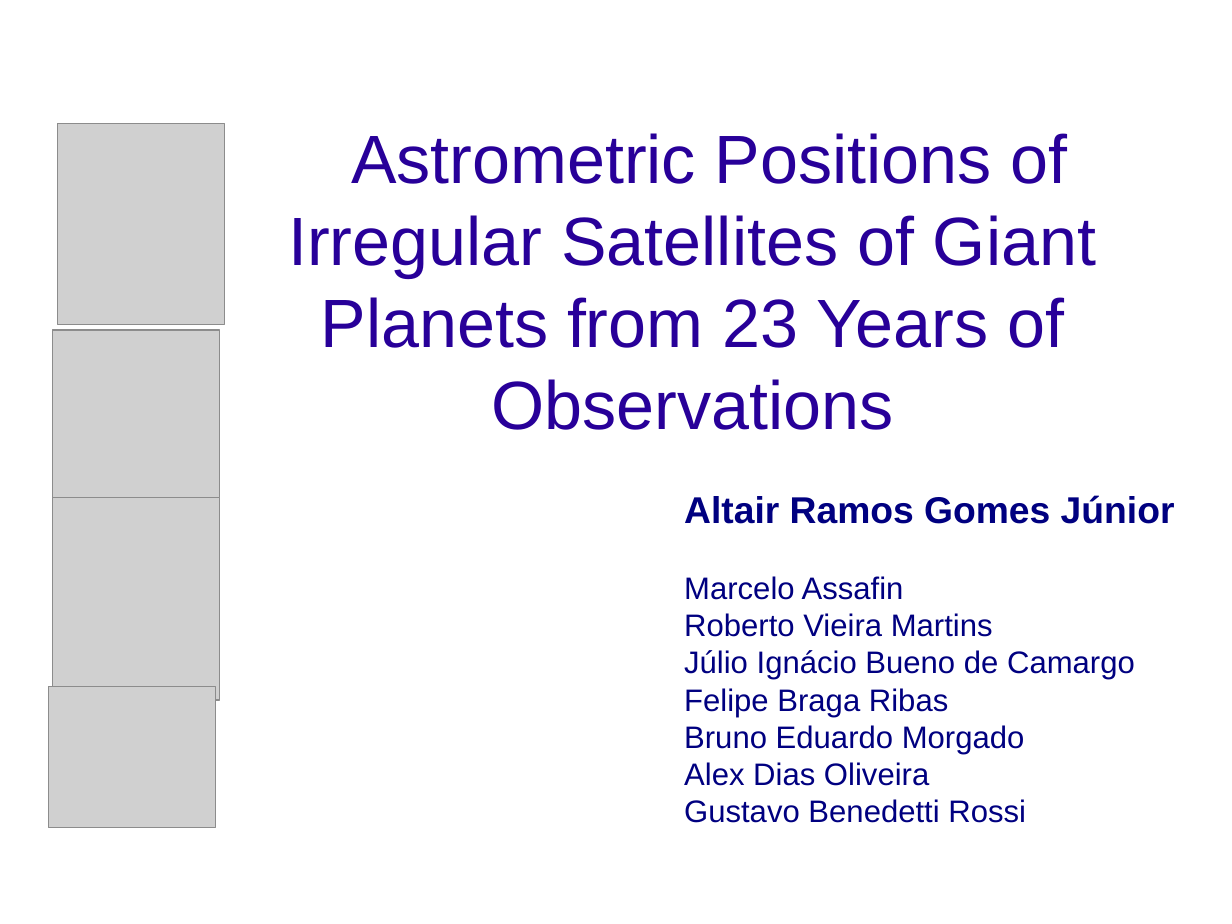
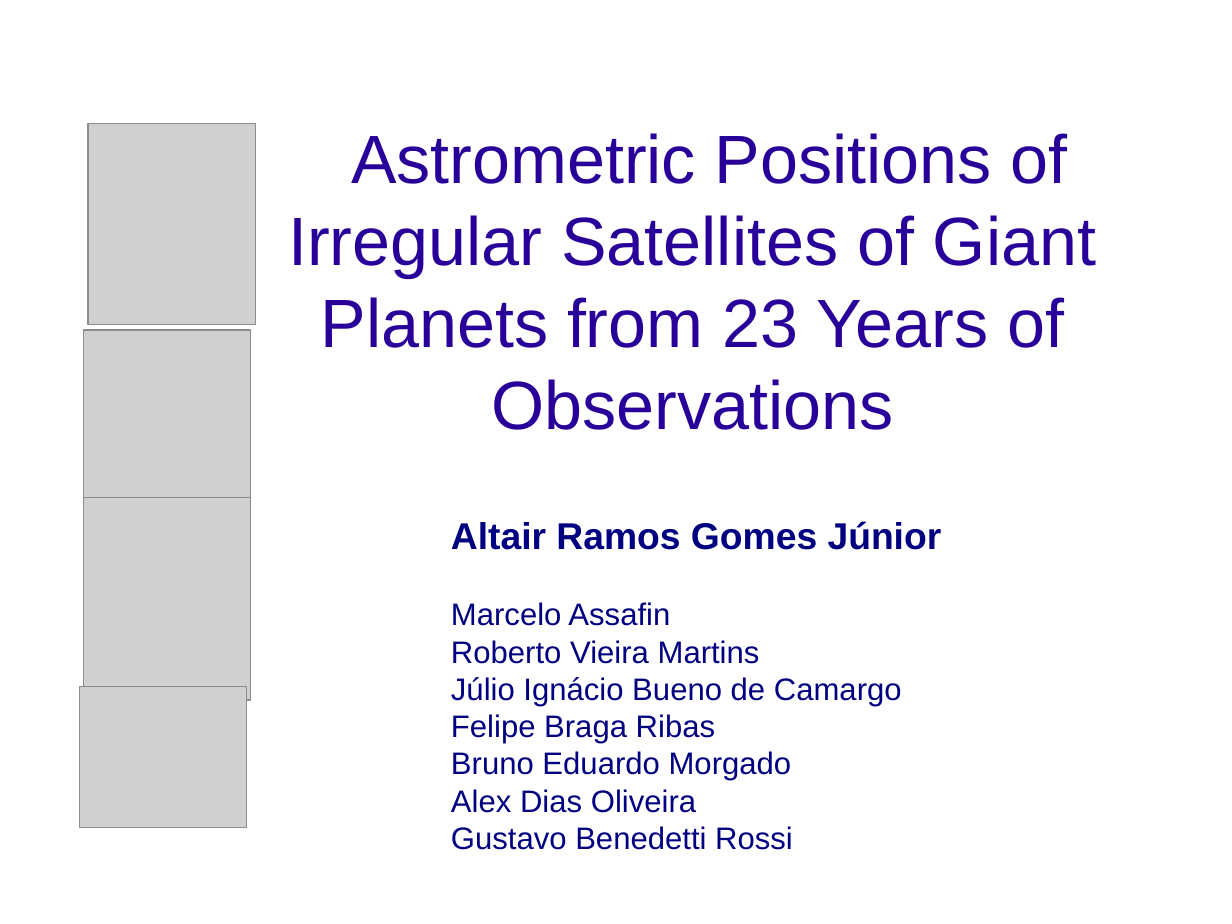
Before and after one commit to altairgomes/Latex, a slide deck: slide 1 of Poster-Apresentação/ENCELADE2016.odp. Drawn at 1232x924 pixels with LibreOffice and Linux fonts; fonts in the diff are those of the drawing; grey boxes stand for pictures; background and template pictures are left out. Boxes give left, top, right and bottom in pixels: in the first picture for what was removed or moved away, otherwise in the second. Text is boxed around its words. In the diff, an @@ line names an element or a change of style, - is before the commit and + after.

```diff
--- a/Poster-Apresentação/ENCELADE2016.odp
+++ b/Poster-Apresentação/ENCELADE2016.odp
@@ text "Altair Ramos Gomes Júnior": place and size @@
-text "Altair Ramos Gomes Júnior" at [684,495,1175,823]
+text "Altair Ramos Gomes Júnior" at [451,521,942,850]
@@ 4 pictures: place and size @@
-4 pictures at [48,123,225,827]
+4 pictures at [79,123,256,827]
```
Also in this commit, not shown: 2 other slides changed, 3 slides added, 2 slides removed, 1 other file.
